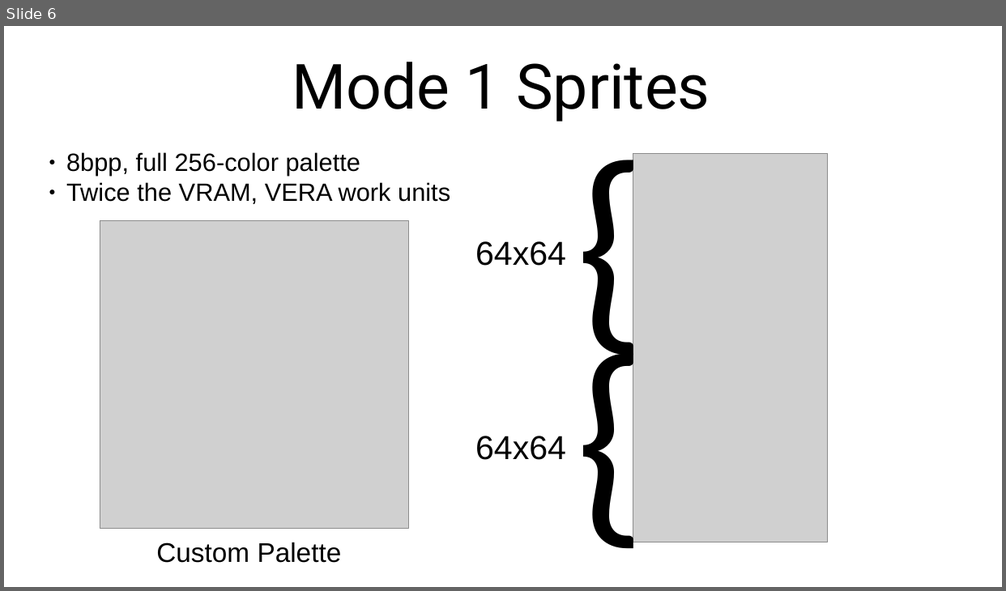
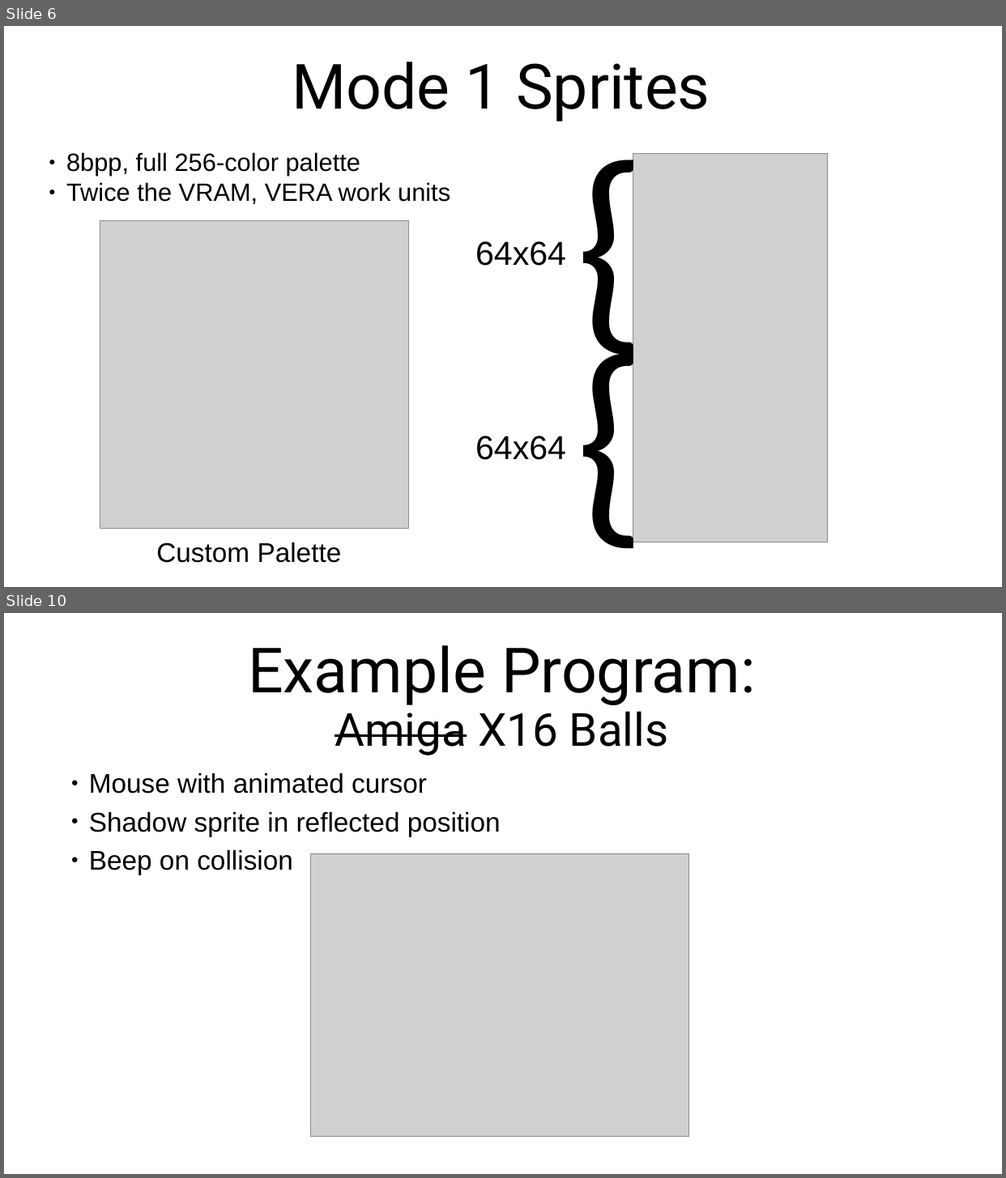
Before and after one commit to SlithyMatt/x16-assembly-tutorial, a slide deck: Lesson18/Lesson18.odp. Shown one above the other, each under a label of ours: slide 6 before the commit, slides 6 and 10 after it; the slides between them are not shown. The pictures are 1006x591 and 1006x1178 pixels, drawn with LibreOffice and Linux fonts; fonts in the diff are those of the drawing; grey boxes stand for pictures. Boxes give left, top, right and bottom in pixels: in the first picture for what was removed or moved away, otherwise in the second. Text is boxed around its words. In the diff, an @@ line names an element or a change of style, - is before the commit and + after.

```diff
--- a/Lesson18/Lesson18.odp
+++ b/Lesson18/Lesson18.odp
@@ slide 10 added at [4, 613, 1002, 1174], background #FFFFFF @@
@@ title added at [248, 645, 756, 756], 60 pt, text #000000 @@
+Example Program:
+Amiga X16 Balls
@@ text added at [89, 773, 501, 875], 26 pt, text #000000 @@
+● Mouse with animated cursor
+● Shadow sprite in reflected position
+● Beep on collision
@@ picture added at [311, 854, 689, 1137] @@
```
Also in this commit, not shown: 2 slides changed, 2 other slides added, 1 slide removed.
